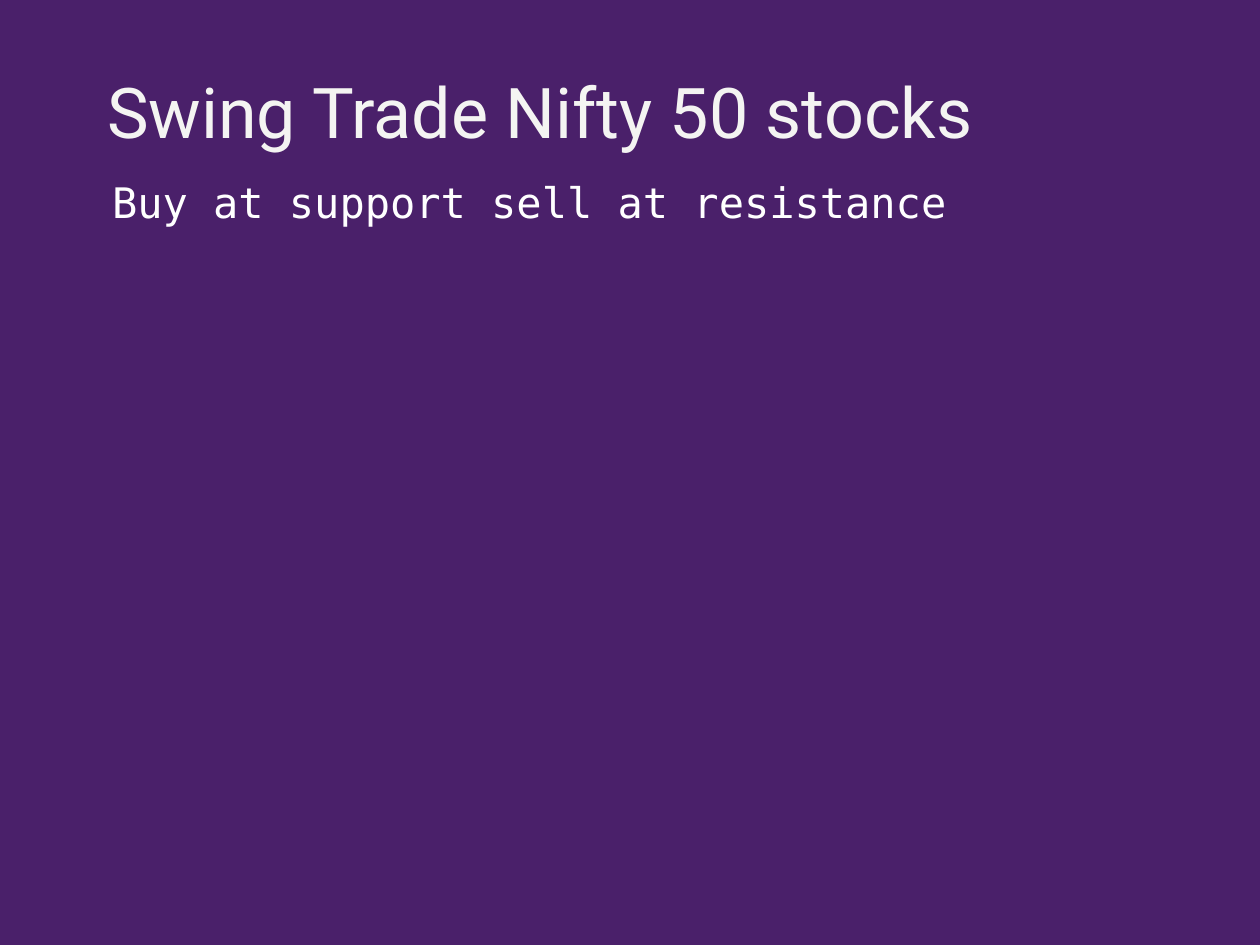
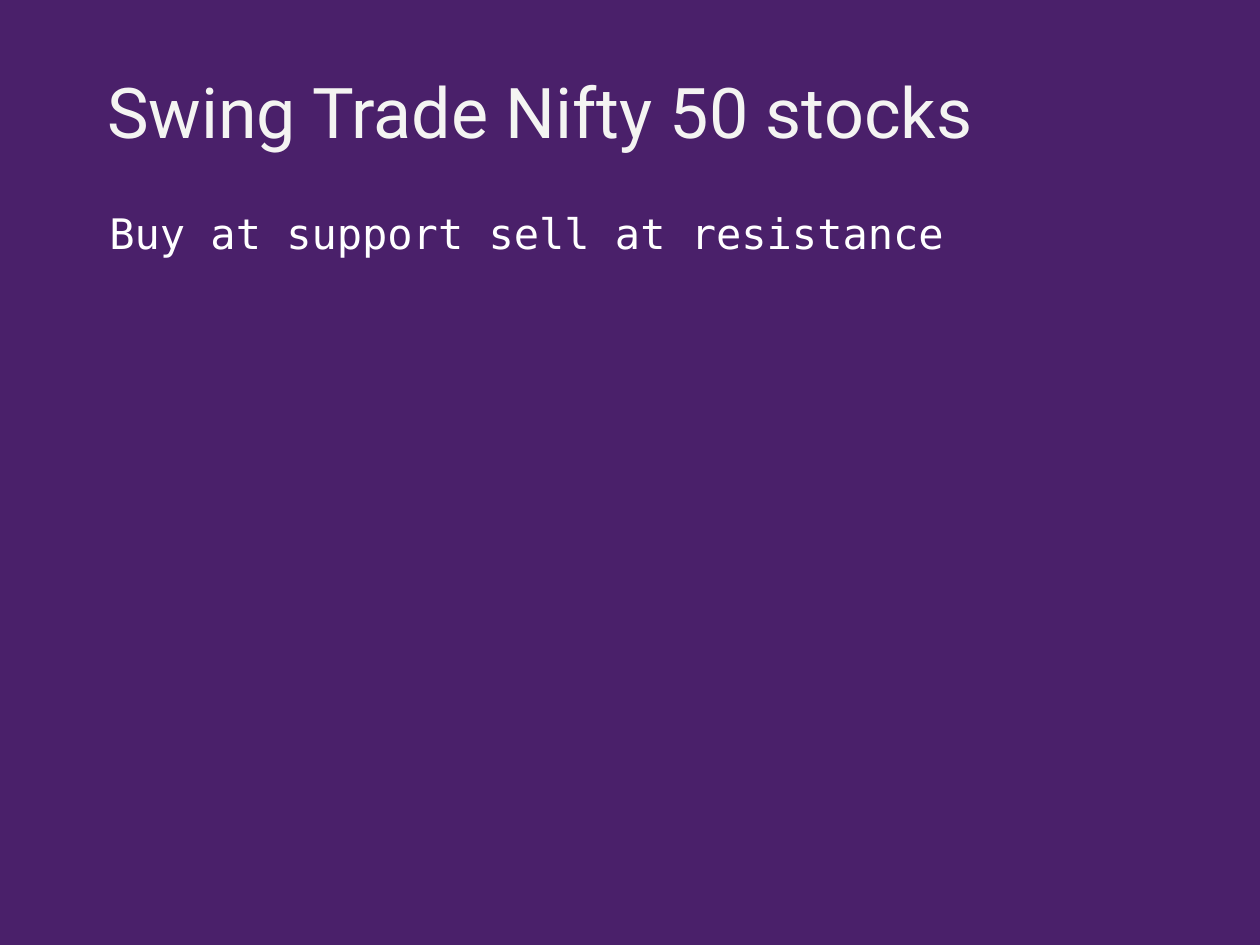
Before and after one commit to shoeb072022/SkeptiBullData, a slide deck: slide 8 of Introductory lecture/Investment Strategies.pptx. Drawn at 1260x945 pixels with LibreOffice and Linux fonts; fonts in the diff are those of the drawing. Boxes give left, top, right and bottom in pixels: in the first picture for what was removed or moved away, otherwise in the second. Text is boxed around its words. In the diff, an @@ line names an element or a change of style, - is before the commit and + after.

```diff
--- a/Introductory lecture/Investment Strategies.pptx
+++ b/Introductory lecture/Investment Strategies.pptx
@@ text "Buy at support sell at ...": place and size @@
-text "Buy at support sell at ..." at bbox=[112, 186, 946, 227]
+text "Buy at support sell at ..." at bbox=[109, 217, 944, 258]
```
Also in this commit, not shown: 5 other slides changed, 1 other file.
